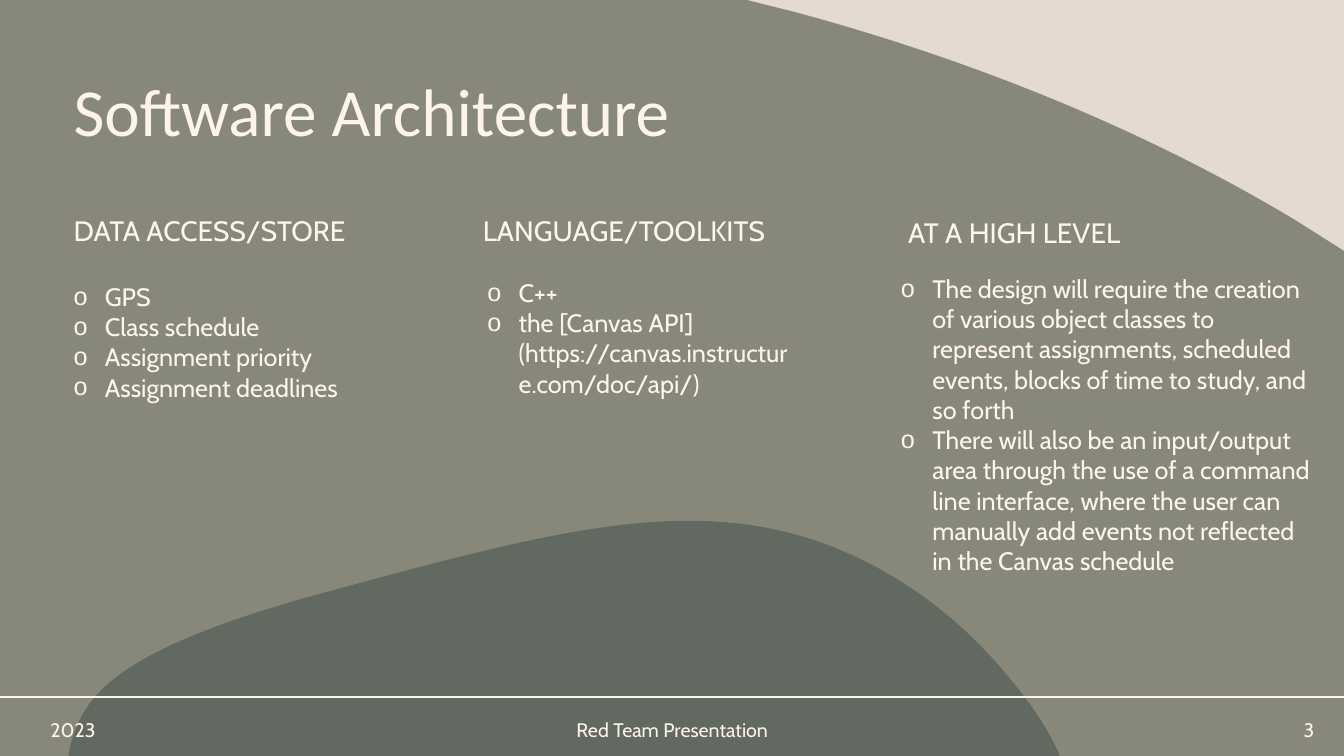
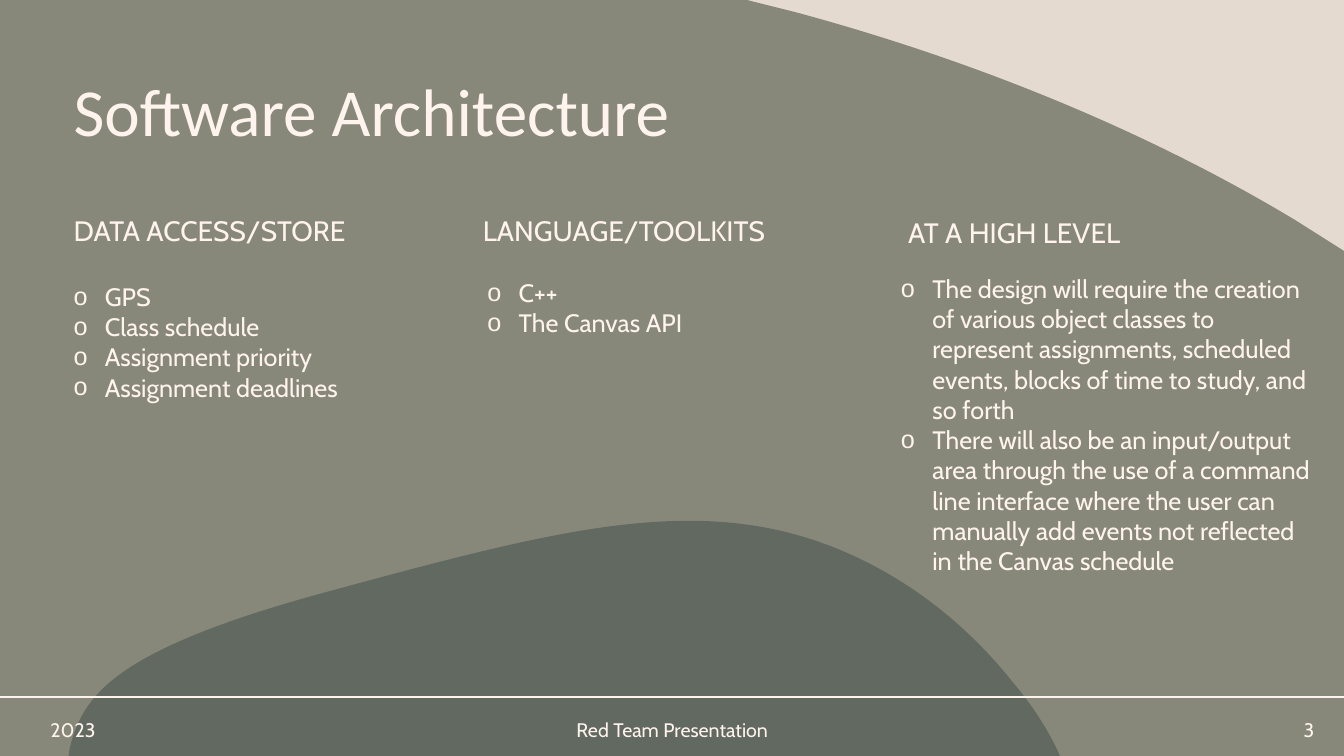
Before and after one commit to EECE3093C/team-project-red, a slide deck: slide 3 of Red Team Project.pptx. Drawn at 1344x756 pixels with LibreOffice and Linux fonts; fonts in the diff are those of the drawing. Boxes give left, top, right and bottom in pixels: in the first picture for what was removed or moved away, otherwise in the second. Text is boxed around its words. In the diff, an @@ line names an element or a change of style, - is before the commit and + after.

```diff
--- a/Red Team Project.pptx
+++ b/Red Team Project.pptx
@@ text at bbox=[519, 313, 682, 332]: text changed @@
-o the [Canvas API](https://canvas.instructure.com/doc/api/)
+o The Canvas API
@@ text at bbox=[932, 430, 1309, 546]: text changed @@
-o There will also be an input/output area through the use of a command line interface, where the user can manually add events not reflected in the Canvas schedule
+o There will also be an input/output area through the use of a command line interface where the user can manually add events not reflected in the Canvas schedule
```
Also in this commit, not shown: 1 other slide changed.
